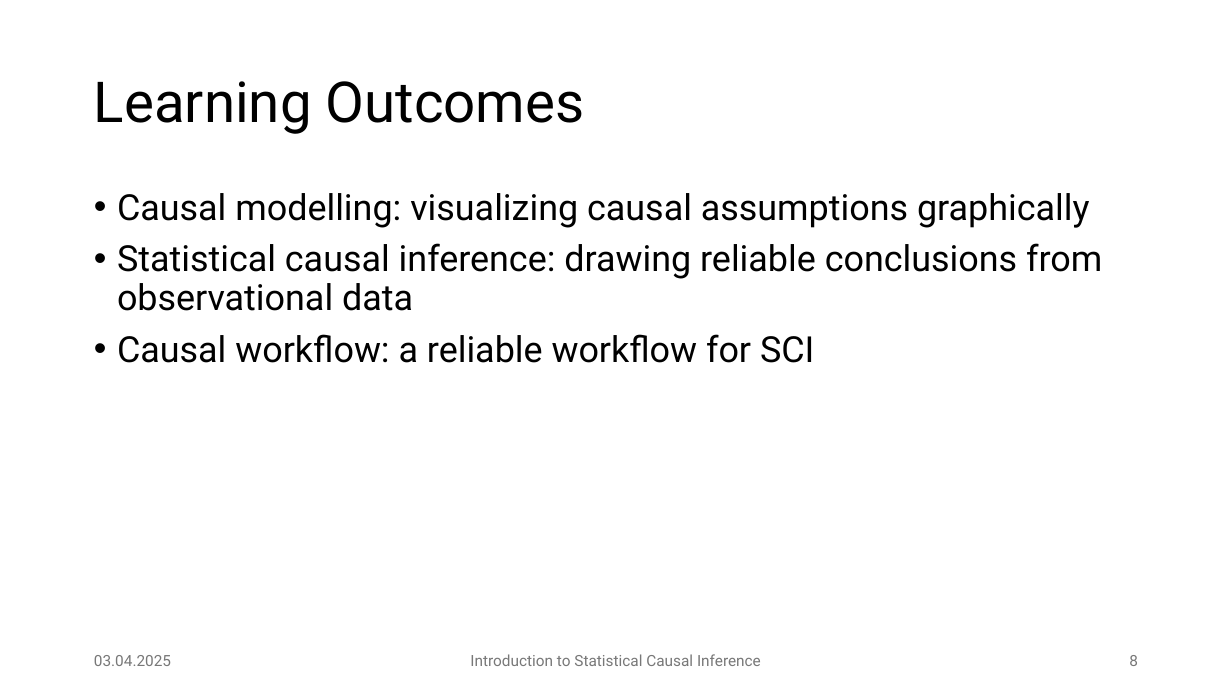
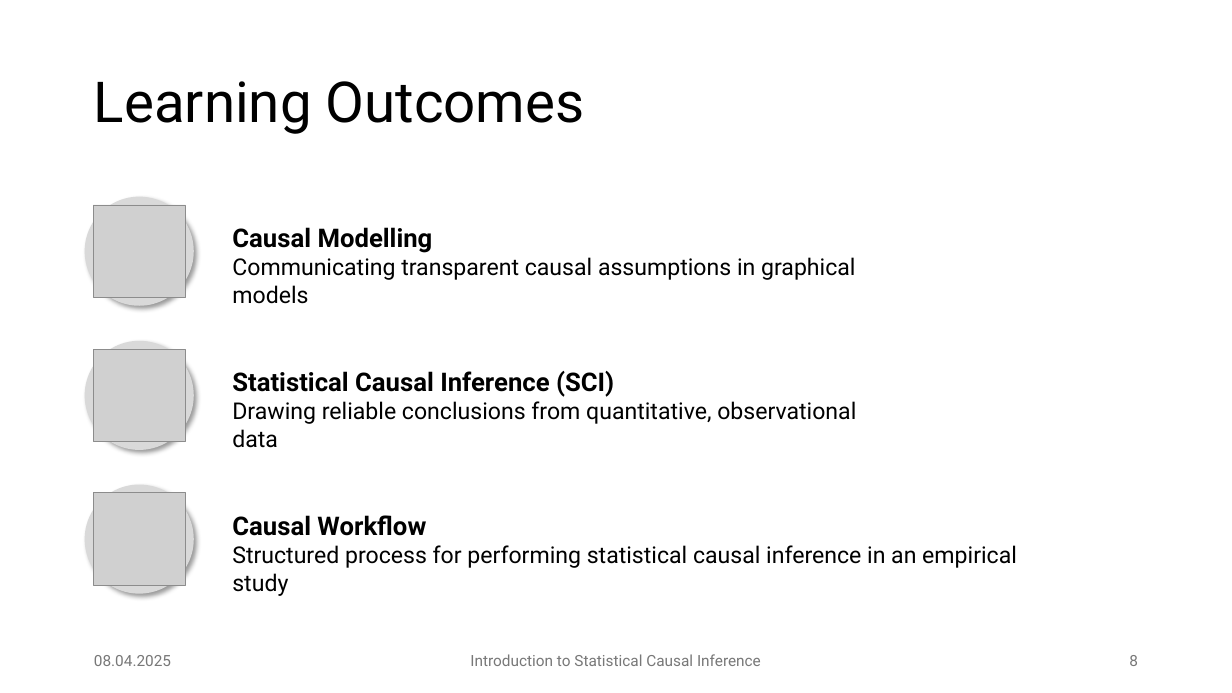
Before and after one commit to JulianFrattini/bda4sci, a slide deck: slide 8 of version2/slides/intro-sci.pptx. Drawn at 1232x693 pixels with LibreOffice and Linux fonts; fonts in the diff are those of the drawing; grey boxes stand for pictures. Boxes give left, top, right and bottom in pixels: in the first picture for what was removed or moved away, otherwise in the second. Text is boxed around its words. In the diff, an @@ line names an element or a change of style, - is before the commit and + after.

```diff
--- a/version2/slides/intro-sci.pptx
+++ b/version2/slides/intro-sci.pptx
@@ ellipse added at (85, 197, 194, 306), fill #D9D9D9 @@
@@ picture added at (93, 205, 186, 298) @@
@@ text removed at (117, 193, 1102, 363) @@
-• Causal modelling: visualizing causal assumptions graphically
-• Statistical causal inference: drawing reliable conclusions from observational data
-• Causal workflow: a reliable workflow for SCI
@@ text added at (232, 227, 855, 304), 18 pt, text #000000 @@
+Causal Modelling
+Communicating transparent causal assumptions in graphical models
@@ ellipse added at (85, 341, 194, 450), fill #D9D9D9 @@
@@ picture added at (93, 349, 186, 442) @@
@@ text added at (232, 371, 856, 424), 18 pt, text #000000 @@
+Statistical Causal Inference (SCI)
+Drawing reliable conclusions from quantitative, observational data
@@ ellipse added at (85, 484, 194, 593), fill #D9D9D9 @@
@@ picture added at (93, 493, 186, 585) @@
@@ text added at (232, 515, 1017, 568), 18 pt, text #000000 @@
+Causal Workflow
+Structured process for performing statistical causal inference in an empirical study
@@ text at (94, 655, 171, 666): text changed @@
-03.04.2025
+08.04.2025
```
Also in this commit, not shown: 32 other slides changed, 10 slides added, 1 other file.
